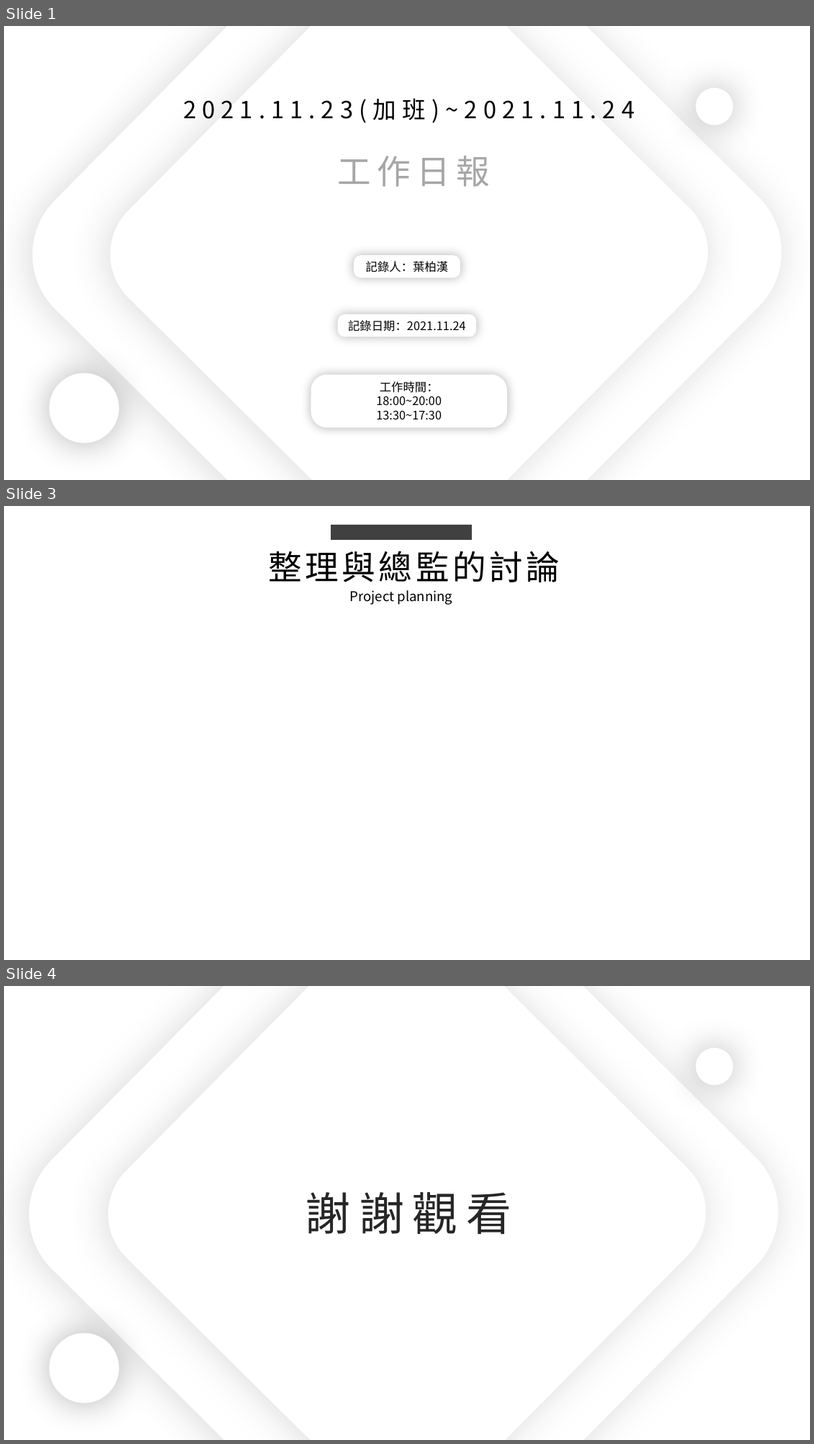
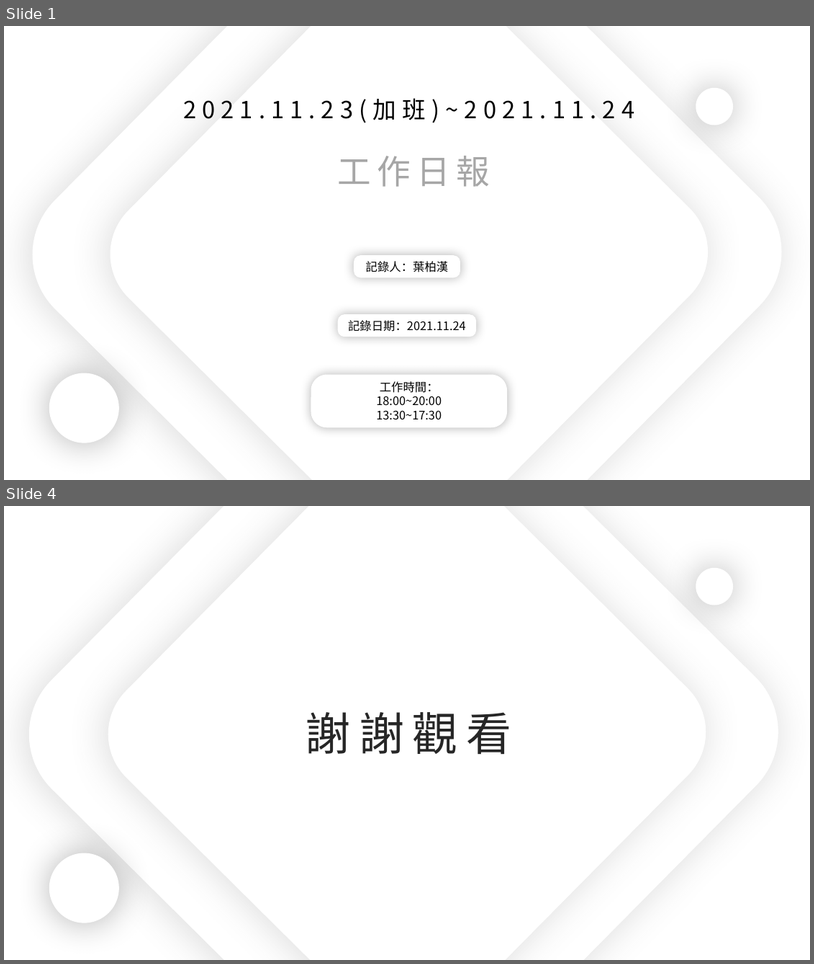
Before and after one commit to ZheHong1021/ExcelSystem, a slide deck: 工作日報_葉柏漢/2021.11/2021.11.23(加班)_2021.11.24工作日報_葉柏漢.pptx. Shown one above the other, each under a label of ours: slides 1, 3 and 4 before the commit, slides 1 and 4 after it; the slides between them are not shown. The pictures are 814x1444 and 814x964 pixels, drawn with LibreOffice and Linux fonts; fonts in the diff are those of the drawing. Boxes give left, top, right and bottom in pixels: in the first picture for what was removed or moved away, otherwise in the second. Text is boxed around its words. In the diff, an @@ line names an element or a change of style, - is before the commit and + after.

```diff
--- a/工作日報_葉柏漢/2021.11/2021.11.23(加班)_2021.11.24工作日報_葉柏漢.pptx
+++ b/工作日報_葉柏漢/2021.11/2021.11.23(加班)_2021.11.24工作日報_葉柏漢.pptx
@@ slide 3 removed at box(4, 506, 810, 960), background #FFFFFF @@
@@ rectangle removed at box(332, 525, 472, 540) @@
@@ text removed at box(268, 551, 560, 582) @@
-整理與總監的討論
@@ text removed at box(350, 590, 453, 605) @@
-Project planning
```
Also in this commit, not shown: 1 slide changed, 1 slide added, 6 other files.
